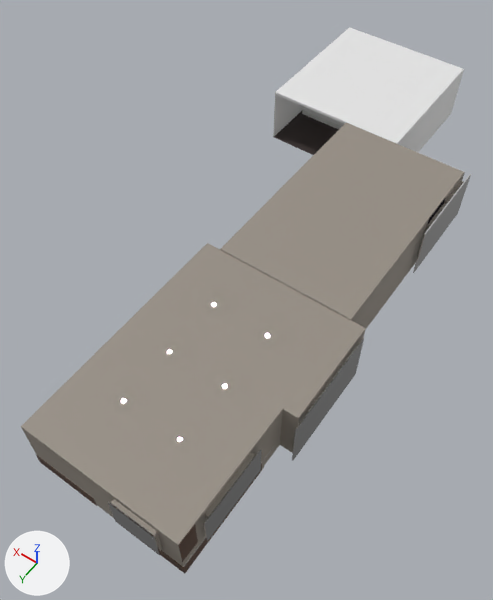
The Blender file Apartment.blend, before and after one commit.
Before and after are seen from a camera (50 mm lens) standing at (-21.5, 24.0, 35.0) and looking at (-5.3, 1.4, -0.7). Every picture has the same lights, and +X, +Y and +Z are marked at lower left.

In view in the first picture: 'Ceiling', 'Floor.001', 'Floor.004', 'Floor.005', 'KitchenCounter.002', 'Walls', 'Walls.001', 'Walls.002', 'Walls.003', 'Walls.004', 'Walls.005', 'Walls.006'.
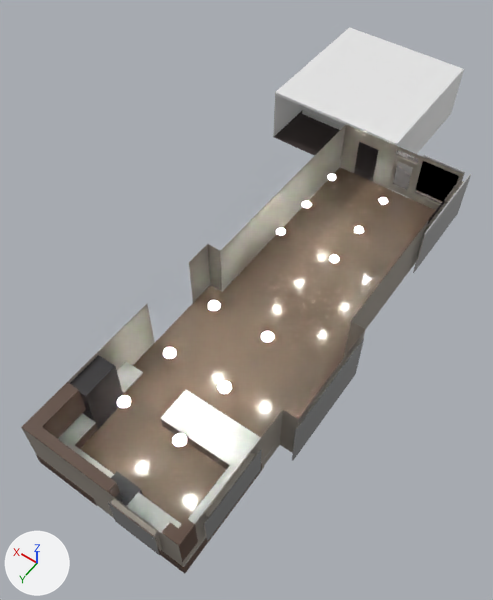
Location of each change, (x1, y1, x2, y2) in pixels of the pictures (493 x 600 px):
'Ceiling', hidden: before (21, 243, 366, 545)
'Floor.004', hidden: before (220, 123, 464, 320)
'Floor.002', unchanged, uncovered by the edit: after (80, 285, 342, 524)
'Floor.003', unchanged, uncovered by the edit: after (223, 167, 436, 360)
'Walls.002', unchanged, uncovered by the edit: before (351, 176, 464, 330); after (220, 125, 464, 330)
'KitchenCounter', unchanged, uncovered by the edit: before (183, 438, 274, 567); after (58, 390, 274, 567)

What the commit changed:
Object 'Ceiling' (ob_ceiling) is now hidden.
Object 'Floor.004' (ob_floor_004) is now hidden.
